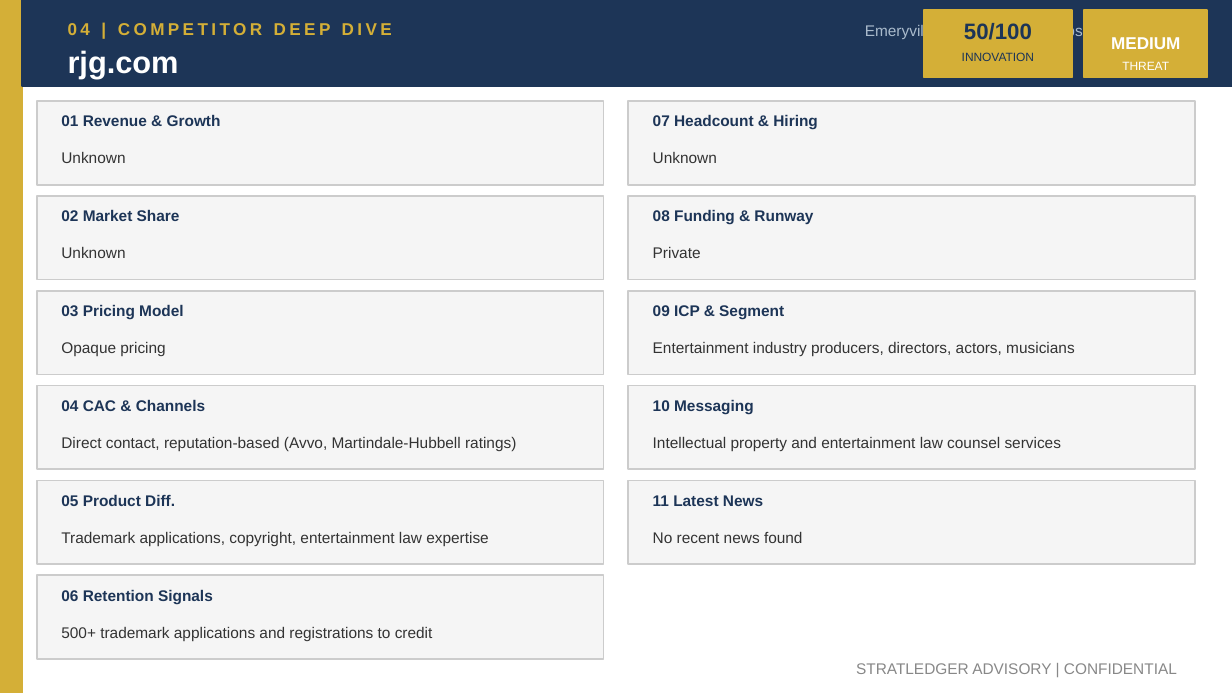
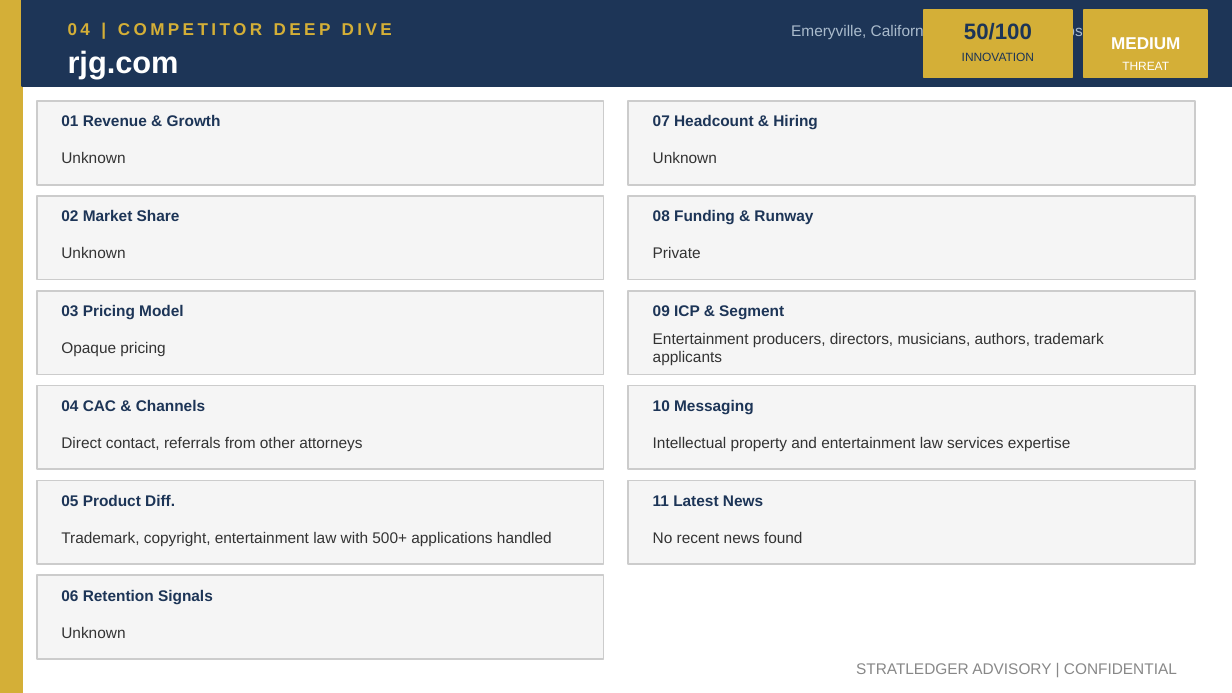
Before and after one commit to apexmakeshop-dot/droplet-commands, a slide deck: slide 6 of mesh_bioplastics_CI_Report.pptx. Drawn at 1232x693 pixels with LibreOffice and Linux fonts; fonts in the diff are those of the drawing. Boxes give left, top, right and bottom in pixels: in the first picture for what was removed or moved away, otherwise in the second. Text is boxed around its words. In the diff, an @@ line names an element or a change of style, - is before the commit and + after.

```diff
--- a/mesh_bioplastics_CI_Report.pptx
+++ b/mesh_bioplastics_CI_Report.pptx
@@ text at [791, 23, 1183, 39]: text changed @@
-Emeryville, United States | https://www.rjg.com
+Emeryville, California, United States | https://www.rjg.com
@@ text at [653, 333, 1103, 365]: text changed @@
-Entertainment industry producers, directors, actors, musicians
+Entertainment producers, directors, musicians, authors, trademark applicants
@@ text at [61, 437, 362, 451]: text changed @@
-Direct contact, reputation-based (Avvo, Martindale-Hubbell ratings)
+Direct contact, referrals from other attorneys
@@ text at [653, 437, 1070, 451]: text changed @@
-Intellectual property and entertainment law counsel services
+Intellectual property and entertainment law services expertise
@@ text at [61, 532, 552, 546]: text changed @@
-Trademark applications, copyright, entertainment law expertise
+Trademark, copyright, entertainment law with 500+ applications handled
@@ text at [61, 627, 125, 638]: text changed @@
-500+ trademark applications and registrations to credit
+Unknown
```
Also in this commit, not shown: 4 other slides changed.
